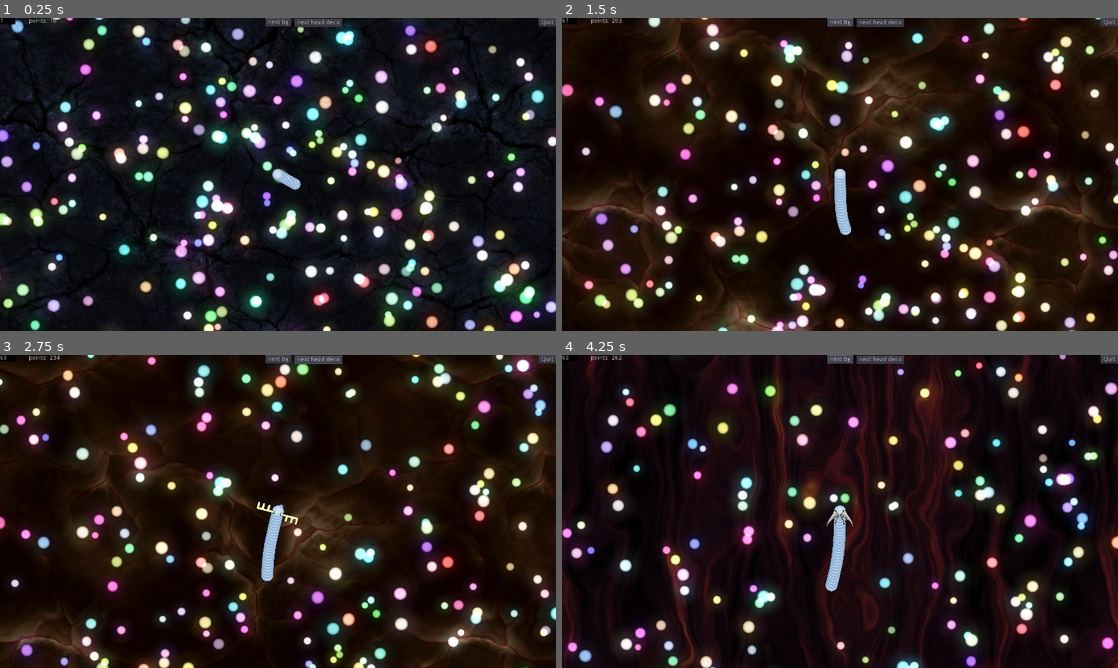
Above: before the commit, frames 1-4 (two rows, left to right).
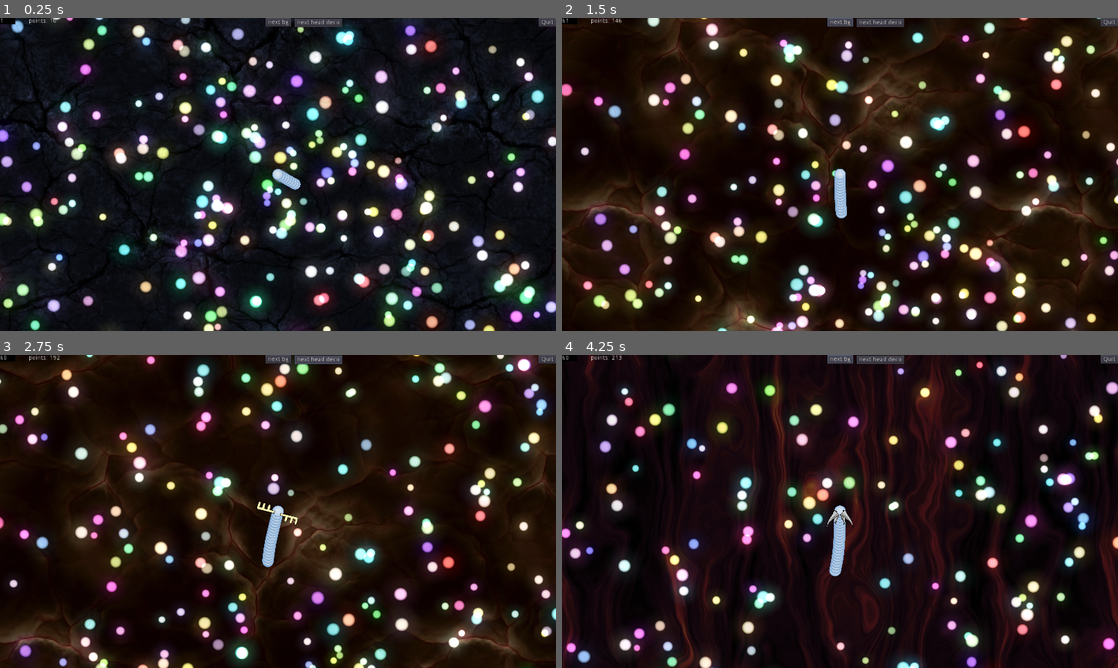
Above: after the commit, the same moments.

Repository: PostPollux/wriggly-worms
Game: Godot game, scene res://game.tscn
Same seed, same stepped clock (60 frames per second), same inputs: the game is played once before the commit and once after it. The engine's default icon, where the game draws it, is replaced by a stand-in: a white triangle on a blue panel in a dark square.
Inputs:
- Up to frame 1 (0.25 s): no input
- Up to frame 2 (1.5 s): click "next bg" at 0.5 s; click "next bg" at 1.25 s
- Up to frame 3 (2.75 s): click "next head deco" at 2 s
- Up to frame 4 (4.25 s): click "next head deco" at 2.75 s; click "next bg" at 3.5 s

The runs differ from the first frame. In frame 1, 0.9% of the frame differs, in the area x 44-61%, y 42-62%; in frame 2, 4.4%, in the area x 0-100%, y 0-100%; in frame 3, 4.3%; in frame 4, 3.8%.

Commit message:
decrease eating area

Diff:
--- a/Worms/ActiveHead.tscn
+++ b/Worms/ActiveHead.tscn
@@ -8,7 +8,7 @@
 [ext_resource path="res://Worms/HeadDecorations/horns_512.png" type="Texture" id=6]
 
 [sub_resource type="RectangleShape2D" id=1]
-extents = Vector2( 40.3319, 26.8031 )
+extents = Vector2( 18.7167, 18.3712 )
 
 [node name="ActiveHead" type="Node2D"]
 script = ExtResource( 1 )
@@ -24,7 +24,7 @@
 collision_layer = 2
 
 [node name="CollisionShape2D" type="CollisionShape2D" parent="Area2D"]
-position = Vector2( 18.0347, -0.190109 )
+position = Vector2( 2.63033, 0.250015 )
 shape = SubResource( 1 )
 
 [node name="Sprite" type="Sprite" parent="."]
